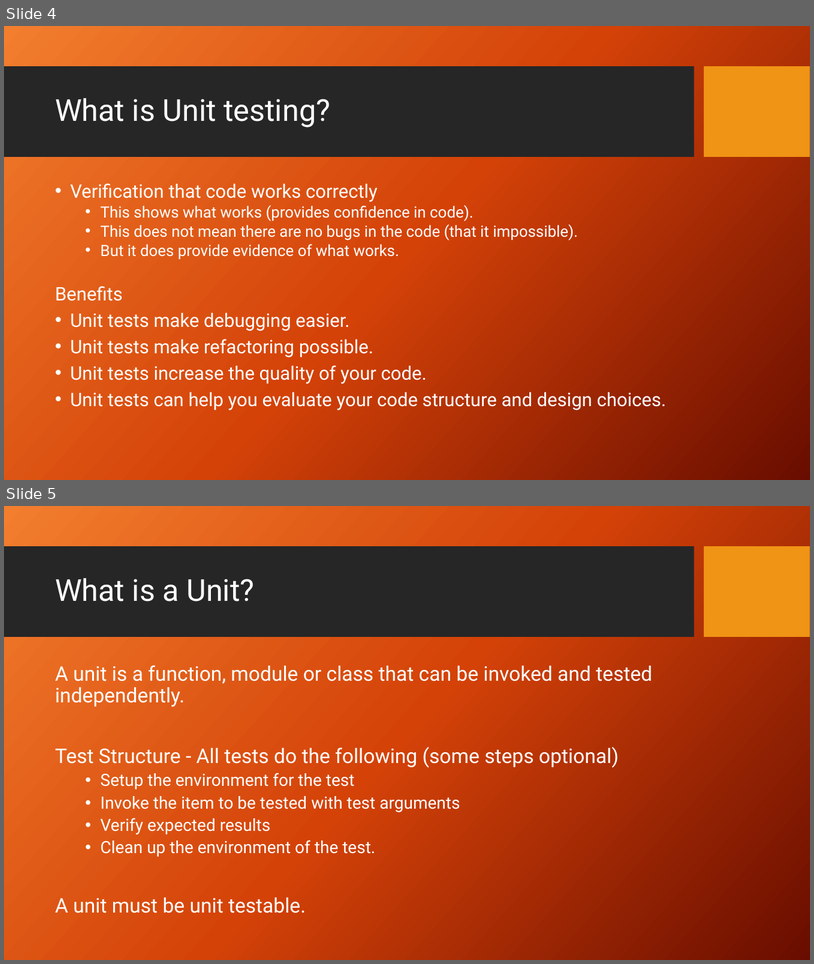
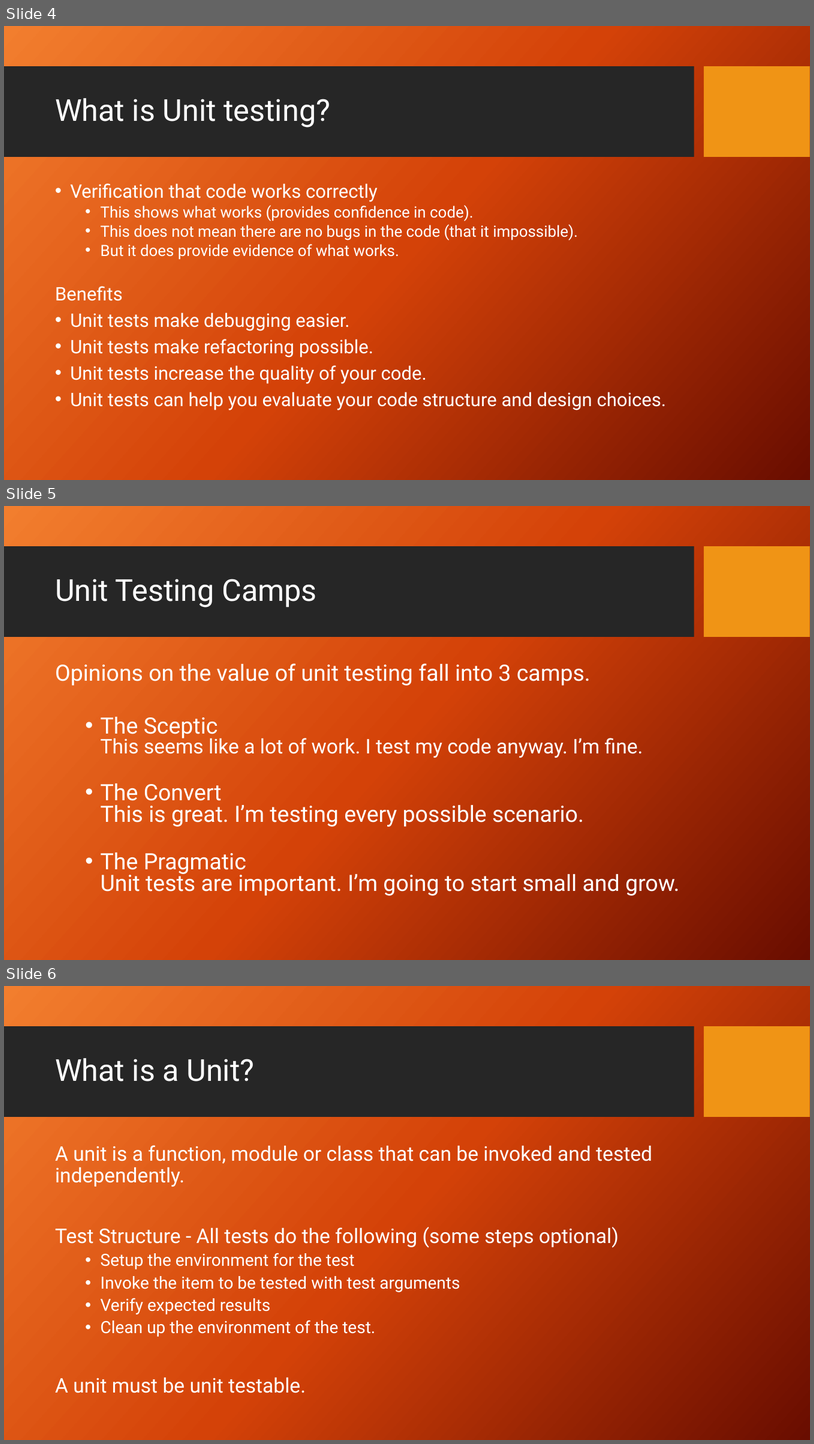
Before and after one commit to PrincetonUniversity/software_testing, a slide deck: UnitTestingSlides.pptx. Shown one above the other, each under a label of ours: slides 4 and 5 before the commit, slides 4, 5 and 6 after it. The pictures are 814x964 and 814x1444 pixels, drawn with LibreOffice and Linux fonts; fonts in the diff are those of the drawing; background and template pictures are left out. Boxes give left, top, right and bottom in pixels: in the first picture for what was removed or moved away, otherwise in the second. Text is boxed around its words. In the diff, an @@ line names an element or a change of style, - is before the commit and + after.

Commit message:
add Camps slide

```diff
--- a/UnitTestingSlides.pptx
+++ b/UnitTestingSlides.pptx
@@ slide 5 added at bbox=[4, 506, 810, 960], background picture (left out); not listed: 2 template elements that a slide beside it also shows @@
@@ title added at bbox=[55, 579, 317, 607], 36 pt, text #FFFFFF @@
+Unit Testing Camps
@@ text added at bbox=[55, 663, 680, 895], 26.8 pt, text #FFFFFF @@
+Opinions on the value of unit testing fall into 3 camps.
+  • The Sceptic
+    This seems like a lot of work. I test my code anyway. I’m fine.
+  • The Convert
+    This is great. I’m testing every possible scenario.
+  • The Pragmatic
+    Unit tests are important. I’m going to start small and grow.
@@ what was slide 5 is now slide 6 @@
```
Also in this commit, not shown: 1 slide changed.
